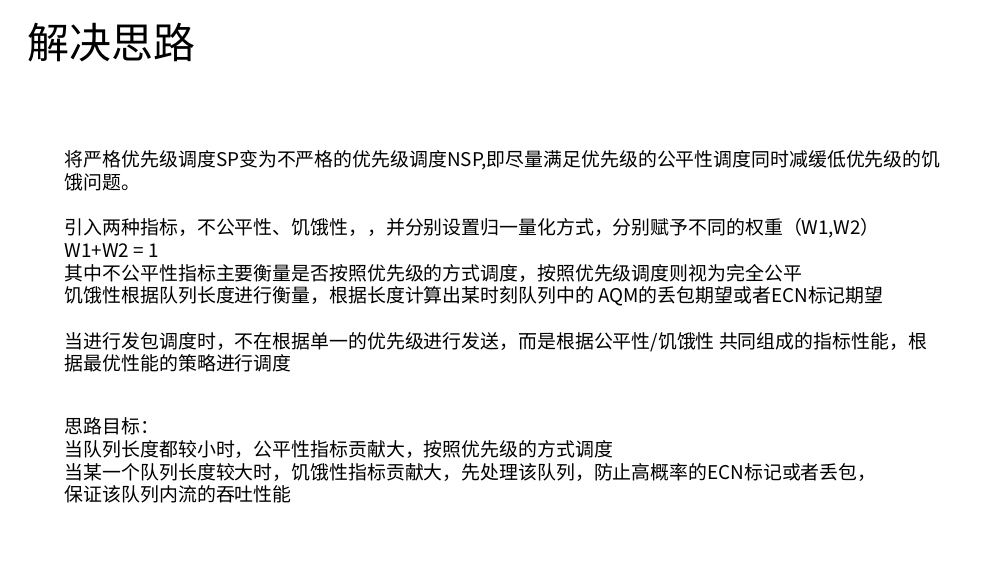
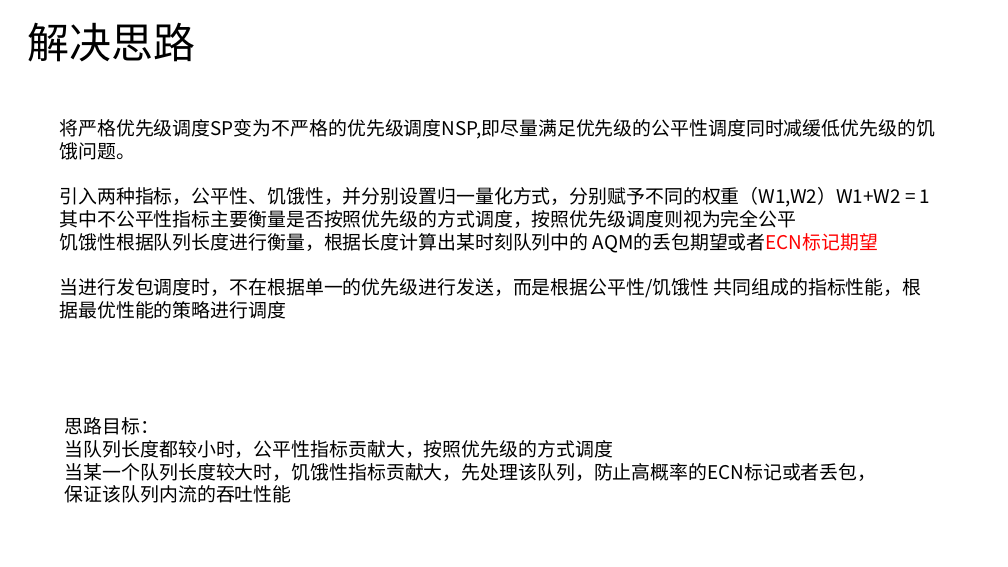
Before and after one commit to JinPeng-Zhang/RMAB, a slide deck: slide 4 of PPT/算法整理.pptx. Drawn at 1008x567 pixels with LibreOffice and Linux fonts; fonts in the diff are those of the drawing. Boxes give left, top, right and bottom in pixels: in the first picture for what was removed or moved away, otherwise in the second. Text is boxed around its words. In the diff, an @@ line names an element or a change of style, - is before the commit and + after.

Commit message:
v3.1
调度器优化

```diff
--- a/PPT/算法整理.pptx
+++ b/PPT/算法整理.pptx
@@ text "将严格优先级调度SP变为不严格的优先级调度NSP,即尽量满足优先级的公平性调度同时减缓低优先级的饥饿问题。": place and size @@
-text "将严格优先级调度SP变为不严格的优先级调度NSP,即尽量满足优先级的公平性调度同时减缓低优先级的饥饿问题。" at box(65, 150, 941, 372)
+text "将严格优先级调度SP变为不严格的优先级调度NSP,即尽量满足优先级的公平性调度同时减缓低优先级的饥饿问题。" at box(59, 119, 935, 319)
@@ text at box(59, 187, 930, 207): text changed @@
-引入两种指标，不公平性、饥饿性，，并分别设置归一量化方式，分别赋予不同的权重（W1,W2）W1+W2 = 1
+引入两种指标，公平性、饥饿性，并分别设置归一量化方式，分别赋予不同的权重（W1,W2）W1+W2 = 1
@@ text at box(59, 233, 878, 253): text colour #000000 to #FF0000 in "AQM的丢包期望或者ECN标记期望" @@
```
Also in this commit, not shown: 13 other slides changed, 7 slides added, 9 other files.
